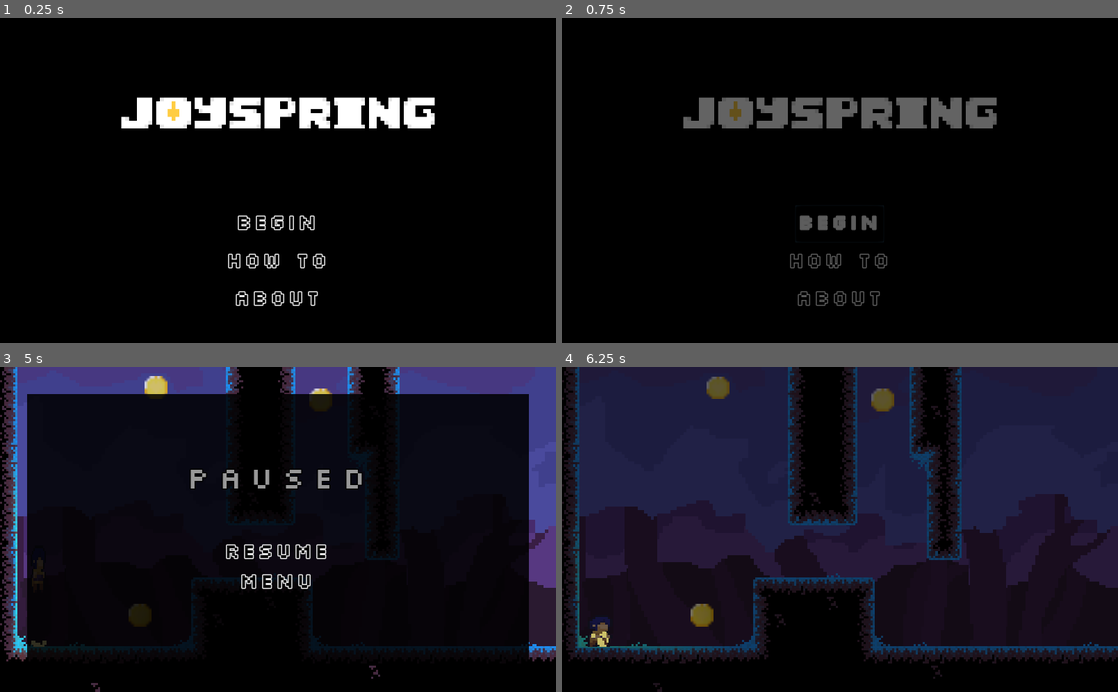
Above: before the commit, frames 1-4 (two rows, left to right).
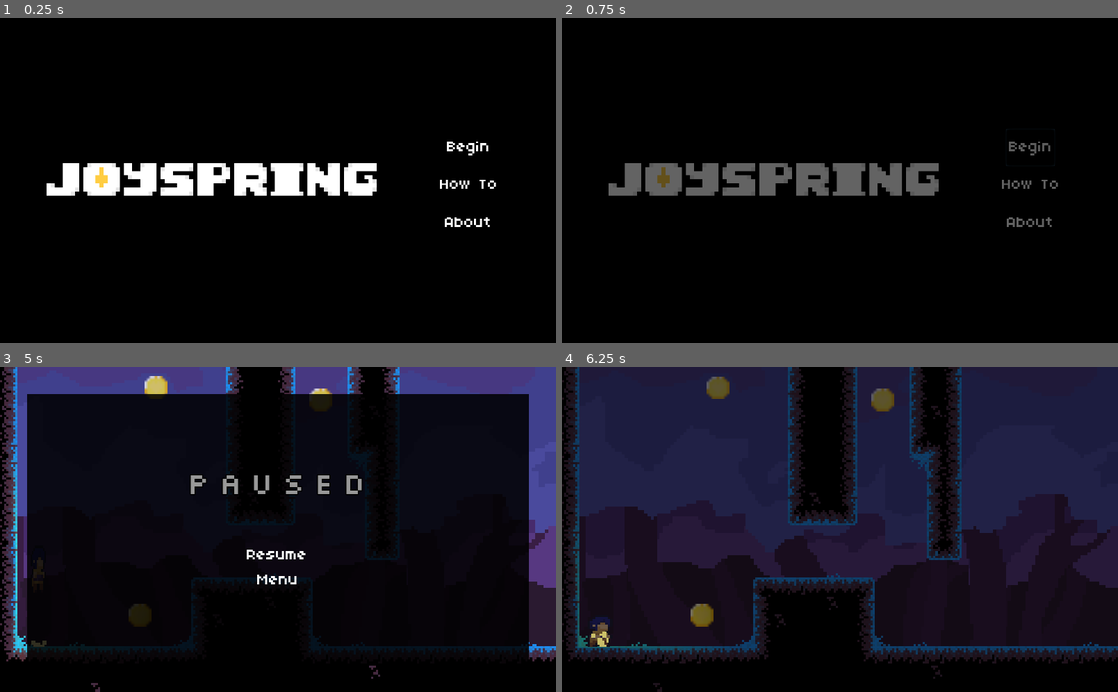
Above: after the commit, the same moments.

Repository: studio-heart-engine/joyspring
Game: Godot game, scene res://Menu.tscn
Same seed, same stepped clock (60 frames per second), same inputs: the game is played once before the commit and once after it.
Inputs:
- Up to frame 1 (0.25 s): no input
- Up to frame 2 (0.75 s): click "Begin" at 0.5 s
- Up to frame 3 (5 s): hold Space (dash) 1.28-2.03 s; hold Up (up) from 1.28 s (still down); tap Shift (wall) at 2.1, 3.6 s; hold Space (dash) 2.78-3.53 s; hold Space (dash) from 4.28 s (still down); tap Escape (pause) at 4.9 s
- Up to frame 4 (6.25 s): release Up (up) at 5 s; release Space (dash) at 5 s; click "Menu" at 5 s; click "Begin" at 5.75 s

The runs differ from the first frame. In frame 1, 9.6% of the frame differs, in the area x 8-90%, y 24-89%; in frame 2, 9.6%; in frame 3, 1.4%; in frame 4, nothing differs.

Commit message:
Made glider, moved stuff in menu and changed fonts

Diff:
--- a/Menu.tscn
+++ b/Menu.tscn
@@ -16,8 +16,10 @@
 
 [node name="banner" type="TextureRect" parent="."]
 anchor_right = 1.0
-margin_top = 40.0
-margin_bottom = 290.0
+margin_left = 25.0
+margin_top = 155.0
+margin_right = -270.0
+margin_bottom = 418.0
 texture = ExtResource( 2 )
 expand = true
 stretch_mode = 6
@@ -26,50 +28,54 @@
 anchor_top = 1.0
 anchor_right = 1.0
 anchor_bottom = 1.0
-margin_top = -300.0
+margin_left = 740.0
+margin_top = -441.0
+margin_right = -37.0
+margin_bottom = -141.0
 custom_constants/separation = 0
 alignment = 1
 
 [node name="BeginButton" type="Button" parent="VBoxContainer"]
-margin_left = 430.0
+margin_left = 75.0
 margin_top = 45.0
-margin_right = 594.0
+margin_right = 171.0
 margin_bottom = 115.0
 rect_min_size = Vector2( 0, 70 )
 rect_pivot_offset = Vector2( -1032, 475 )
 size_flags_horizontal = 4
 custom_fonts/font = ExtResource( 3 )
-custom_colors/font_color = Color( 0, 0, 0, 1 )
+custom_colors/font_color = Color( 1, 1, 1, 1 )
 custom_colors/font_color_hover = Color( 0.286275, 0.286275, 0.286275, 1 )
 custom_colors/font_color_pressed = Color( 0.168627, 0.168627, 0.168627, 1 )
 text = "Begin"
 flat = true
 
 [node name="HowToButton" type="Button" parent="VBoxContainer"]
-margin_left = 411.0
+margin_left = 62.0
 margin_top = 115.0
-margin_right = 613.0
+margin_right = 184.0
 margin_bottom = 185.0
 rect_min_size = Vector2( 0, 70 )
 rect_pivot_offset = Vector2( -1032, 475 )
 size_flags_horizontal = 4
 custom_fonts/font = ExtResource( 3 )
-custom_colors/font_color = Color( 0, 0, 0, 1 )
+custom_colors/font_color = Color( 1, 1, 1, 1 )
 custom_colors/font_color_hover = Color( 0.286275, 0.286275, 0.286275, 1 )
 custom_colors/font_color_pressed = Color( 0.168627, 0.168627, 0.168627, 1 )
 text = "How To"
 flat = true
 
 [node name="AboutButton" type="Button" parent="VBoxContainer"]
-margin_left = 425.0
+margin_left = 72.0
 margin_top = 185.0
-margin_right = 598.0
+margin_right = 175.0
 margin_bottom = 255.0
 rect_min_size = Vector2( 0, 70 )
 rect_pivot_offset = Vector2( -1032, 475 )
 size_flags_horizontal = 4
 custom_fonts/font = ExtResource( 3 )
-custom_colors/font_color = Color( 0, 0, 0, 1 )
+custom_colors/font_color_disabled = Color( 0, 0, 0, 1 )
+custom_colors/font_color = Color( 1, 1, 1, 1 )
 custom_colors/font_color_hover = Color( 0.286275, 0.286275, 0.286275, 1 )
 custom_colors/font_color_pressed = Color( 0.168627, 0.168627, 0.168627, 1 )
 text = "About"
--- a/PauseScreen.tscn
+++ b/PauseScreen.tscn
@@ -66,7 +66,7 @@
 size_flags_horizontal = 4
 size_flags_vertical = 3
 custom_fonts/font = ExtResource( 3 )
-custom_colors/font_color = Color( 0, 0, 0, 1 )
+custom_colors/font_color = Color( 1, 1, 1, 1 )
 custom_colors/font_color_hover = Color( 0.286275, 0.286275, 0.286275, 1 )
 custom_colors/font_color_pressed = Color( 0.168627, 0.168627, 0.168627, 1 )
 text = "Resume"
@@ -80,7 +80,7 @@
 size_flags_horizontal = 4
 size_flags_vertical = 3
 custom_fonts/font = ExtResource( 3 )
-custom_colors/font_color = Color( 0, 0, 0, 1 )
+custom_colors/font_color = Color( 1, 1, 1, 1 )
 custom_colors/font_color_hover = Color( 0.286275, 0.286275, 0.286275, 1 )
 custom_colors/font_color_pressed = Color( 0.168627, 0.168627, 0.168627, 1 )
 text = "Menu"
--- a/silkscreen.tres
+++ b/silkscreen.tres
@@ -1,9 +1,8 @@
 [gd_resource type="DynamicFont" load_steps=2 format=2]
 
-[ext_resource path="res://slkscre.ttf" type="DynamicFontData" id=1]
+[ext_resource path="res://04B_03__.TTF" type="DynamicFontData" id=1]
 
 [resource]
-size = 40
-outline_size = 2
+size = 30
 outline_color = Color( 0.905882, 0.905882, 0.905882, 1 )
 font_data = ExtResource( 1 )
Binary file added: 04B_03__.TTF
Binary file added: graphics/.aseprite/glider.aseprite
Binary file changed: graphics/.aseprite/riley.aseprite
Not shown, added: graphics/riley.json.import
Not shown, added: graphics/riley.png.import
